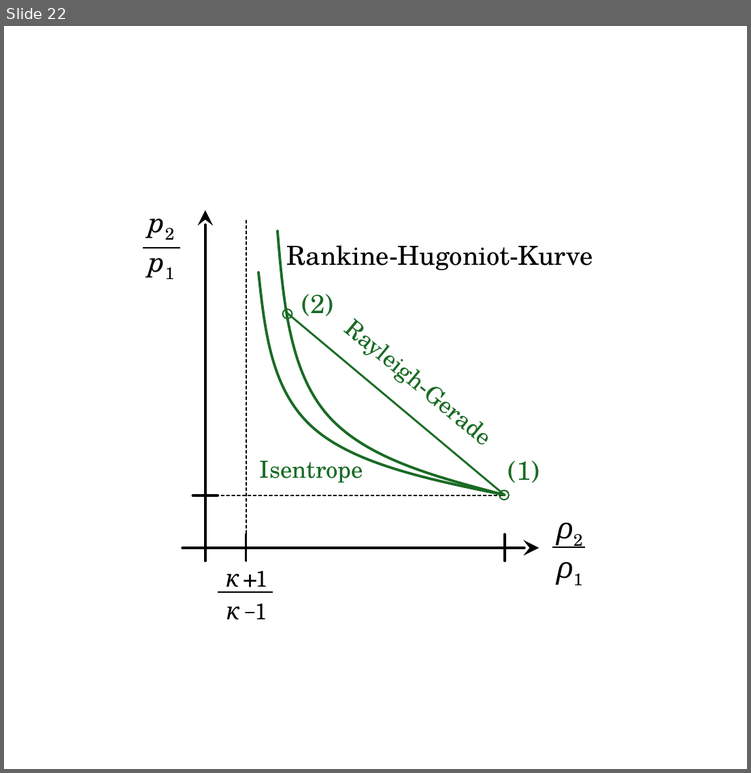
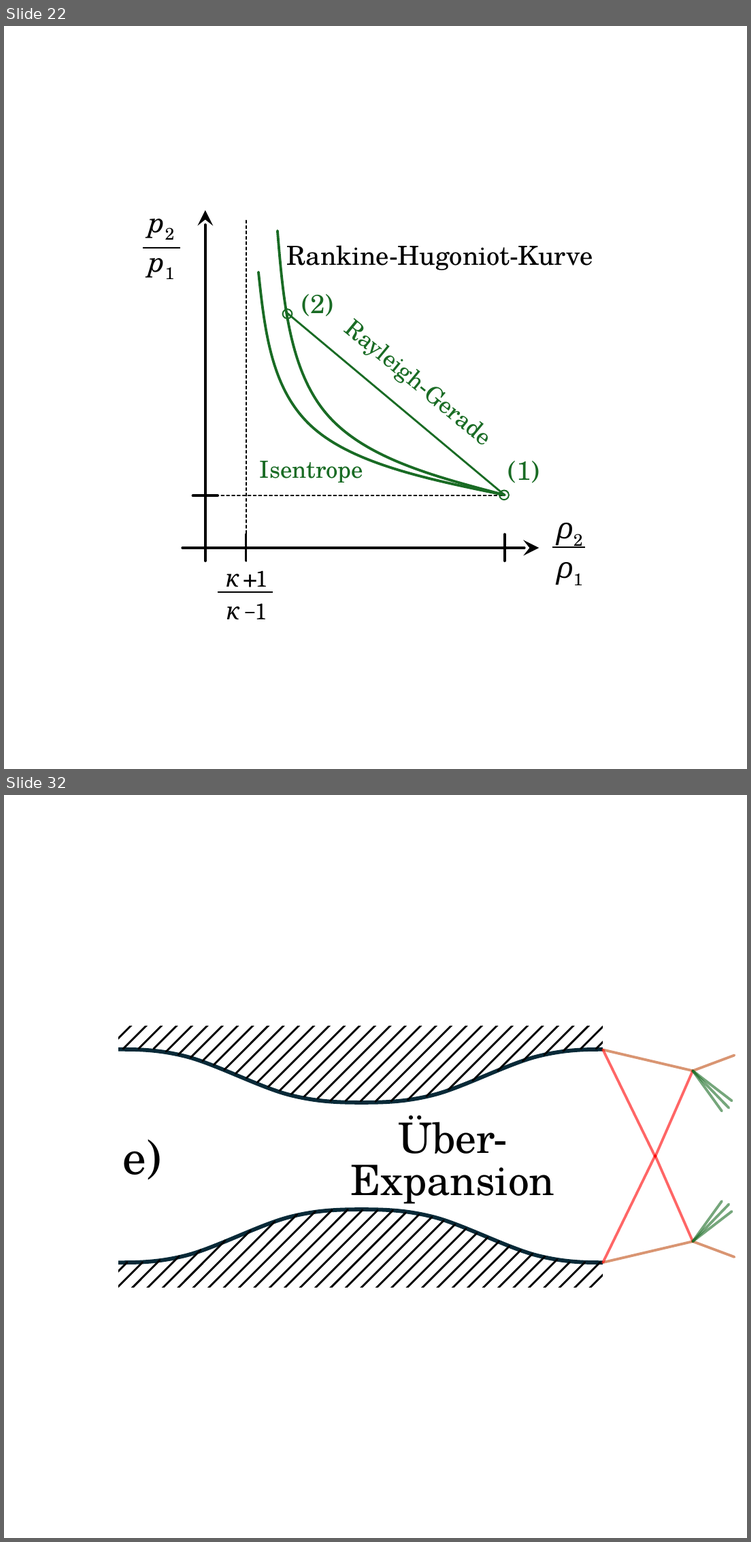
Before and after one commit to m4zeRobot/Project-FoSa, a slide deck: Strömungslehre 2/images/SL2-Images.pptx. Shown one above the other, each under a label of ours: slide 22 before the commit, slides 22 and 32 after it; the slides between them are not shown. The pictures are 751x773 and 751x1542 pixels, drawn with LibreOffice and Linux fonts; fonts in the diff are those of the drawing. Boxes give left, top, right and bottom in pixels: in the first picture for what was removed or moved away, otherwise in the second. Text is boxed around its words. In the diff, an @@ line names an element or a change of style, - is before the commit and + after.

```diff
--- a/Strömungslehre 2/images/SL2-Images.pptx
+++ b/Strömungslehre 2/images/SL2-Images.pptx
@@ slide 32 added at [4,795,747,1538], background #FFFFFF @@
@@ group added at [66,934,654,1376]: 82 lines, 4 freeform shapes, 1 rectangle @@
@@ group added at [602,1049,734,1157]: 7 lines @@
@@ text added at [350,1115,554,1204], 16 pt, text #000000 @@
+Über-Expansion
@@ text added at [122,1139,162,1179], 18 pt, text #000000 @@
+e)
@@ group added at [602,1155,734,1262]: 7 lines @@
```
Also in this commit, not shown: 1 slide changed, 11 other slides added, 1 slide removed, 13 other files.
